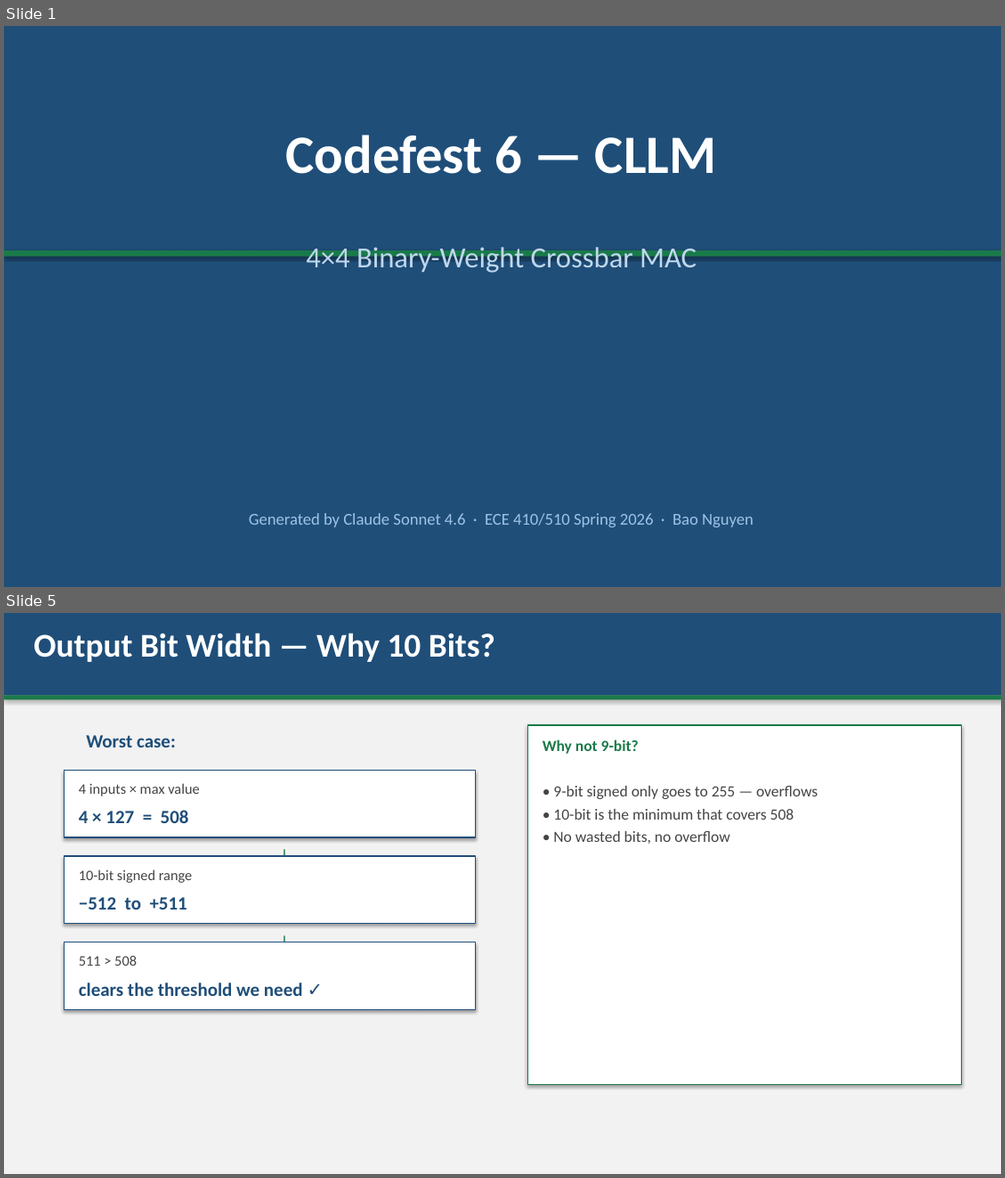
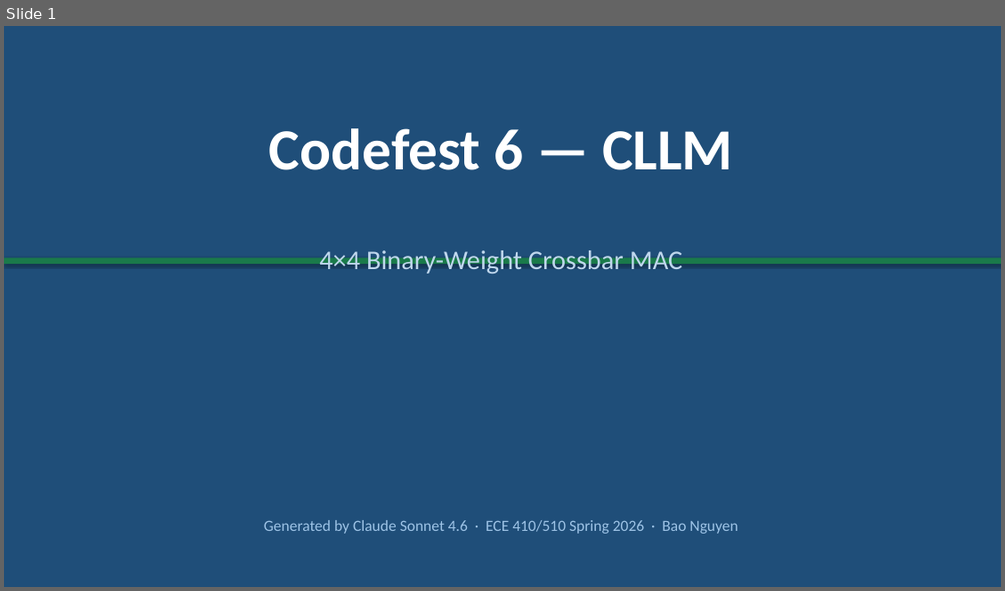
Before and after one commit to BaoPSU/ECE410-HW4AI, a slide deck: codefest/cf06/presentation/cf06_cllm_slides.pptx. Shown one above the other, each under a label of ours: slides 1 and 5 before the commit, slide 1 after it; the slides between them are not shown. The pictures are 1005x1178 and 1005x591 pixels, drawn with LibreOffice and Linux fonts; fonts in the diff are those of the drawing. Boxes give left, top, right and bottom in pixels: in the first picture for what was removed or moved away, otherwise in the second. Text is boxed around its words. In the diff, an @@ line names an element or a change of style, - is before the commit and + after.

```diff
--- a/codefest/cf06/presentation/cf06_cllm_slides.pptx
+++ b/codefest/cf06/presentation/cf06_cllm_slides.pptx
@@ slide 5 removed at [4,613,1001,1174], background #FFFFFF @@
@@ rectangle removed at [4,613,1001,1174] @@
@@ rectangle removed at [4,613,1001,695] @@
@@ text removed at [33,633,495,662] @@
-Output Bit Width — Why 10 Bits?
@@ rectangle removed at [4,695,1001,699] @@
@@ text removed at [86,735,176,747] @@
-Worst case:
@@ rectangle removed at [527,725,961,1084] @@
@@ text removed at [542,739,639,754] @@
-Why not 9-bit?
@@ rectangle removed at [64,770,475,837] @@
@@ text removed at [79,783,199,796] @@
-4 inputs × max value
@@ text removed at [553,786,817,844] @@
-• 9-bit signed only goes to 255 — overflows
-• 10-bit is the minimum that covers 508
-• No wasted bits, no overflow
@@ text removed at [79,810,189,823] @@
-4 × 127 = 508
@@ text removed at [266,841,303,863] @@
-↓
@@ rectangle removed at [64,856,475,924] @@
@@ text removed at [79,869,193,883] @@
-10-bit signed range
@@ text removed at [79,897,187,909] @@
-−512 to +511
@@ text removed at [266,927,303,949] @@
-↓
@@ rectangle removed at [64,942,475,1009] @@
@@ text removed at [79,956,137,965] @@
-511 > 508
@@ text removed at [79,982,303,996] @@
-clears the threshold we need ✓
@@ slide 1 changed as well @@
@@ text "Codefest 6 — CLLM": place and size @@
-text "Codefest 6 — CLLM" at [286,135,716,174]
+text "Codefest 6 — CLLM" at [269,128,733,170]
@@ text "Codefest 6 — CLLM" at [269,128,733,170]: size 52 to 56 pt @@
@@ text "4×4 Binary-Weight Crossbar MAC" at [319,250,682,273]: size 28 to 26 pt @@
@@ rectangle: place and size @@
-rectangle at [4,250,1001,257]
+rectangle at [4,257,1001,264]
@@ text "Generated by Claude Sonnet 4.6 ...": place and size @@
-text "Generated by Claude Sonnet 4.6 ..." at [249,513,753,527]
+text "Generated by Claude Sonnet 4.6 ..." at [264,520,737,533]
@@ text "Generated by Claude Sonnet 4.6 ..." at [264,520,737,533]: size 16 to 15 pt @@
```
Also in this commit, not shown: 3 other slides changed, 3 slides added, 3 other slides removed, 1 other file.
